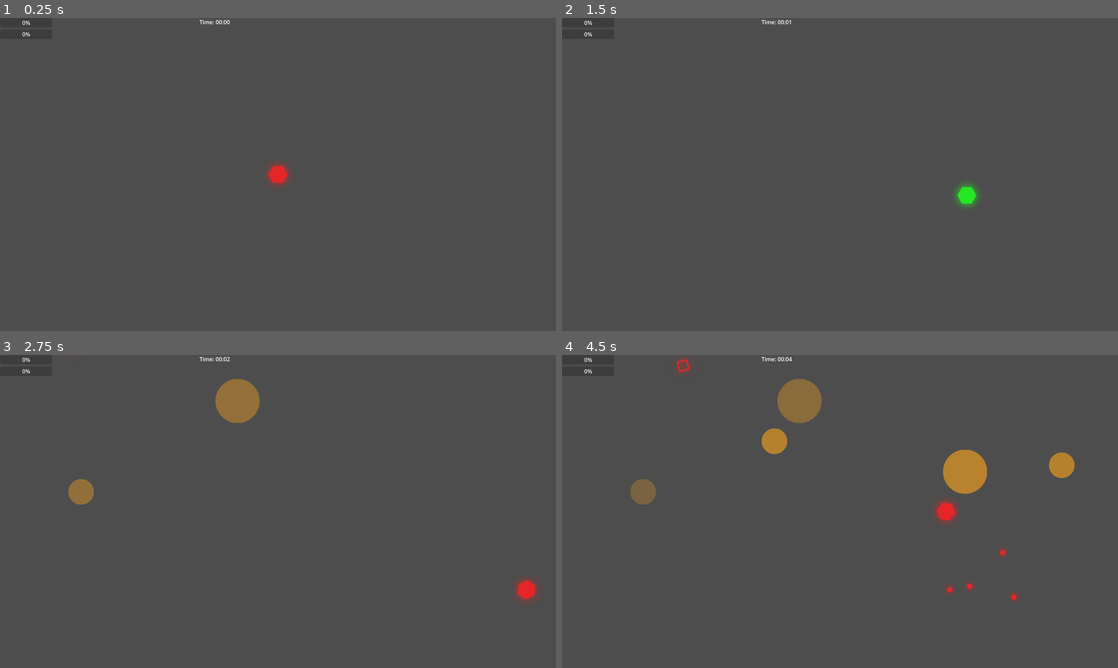
Above: before the commit, frames 1-4 (two rows, left to right).
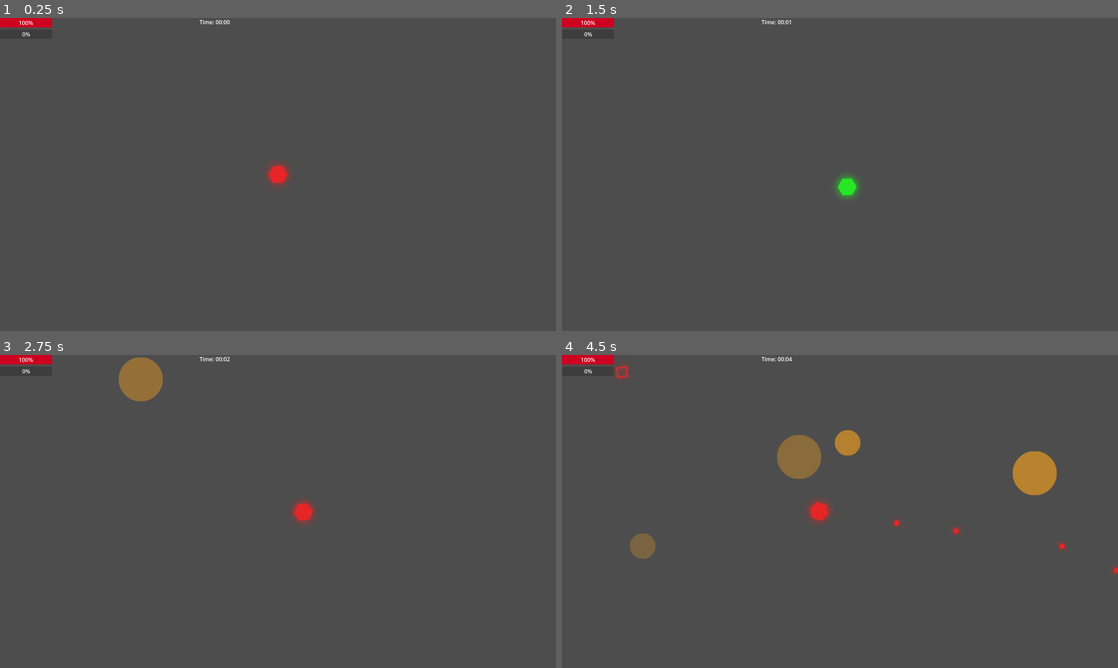
Above: after the commit, the same moments.

Repository: E3-Hub/major-jam-7
Game: Godot game, scene res://scenes/world/main.tscn
The game is run twice, just before and just after one commit, with the same random seed, the same clock (stepped at 60 frames per second) and the same inputs.
Inputs (mouse positions are in pixels of both pictures, inside the frame that each line leads up to):
- Up to frame 1 (0.25 s): no input
- Up to frame 2 (1.5 s): tap Enter at 0.5 s; move the mouse to (962, 158) at 0.52 s; hold D (move_right) 0.53-1.28 s; tap Space (dash) at 0.6 s; move the mouse to (728, 190) at 1.27 s; hold S (move_down) from 1.28 s (still down); tap Q (cycle_color_next) at 1.35 s
- Up to frame 3 (2.75 s): tap Space (dash) at 1.55, 2.3 s; move the mouse to (333, 442) at 2.02 s; release S (move_down) at 2.03 s; hold D (move_right) from 2.03 s (still down); tap E (cycle_color_prev) at 2.1 s
- Up to frame 4 (4.5 s): move the mouse to (812, 574) at 2.77 s; release D (move_right) at 2.78 s; hold W (move_up) 2.78-3.53 s; tap Space (dash) at 2.85, 3.8, 4.35 s; move the mouse to (1006, 558) at 3.52 s; press the mouse at (1006, 558) at 3.53 s; hold A (move_left) from 3.53 s (still down); move the mouse to (673, 464) at 4.27 s; release the mouse at (673, 464) at 4.28 s

The runs differ from the first frame. In frame 1, 0.3% of the frame differs, in the area x 0-10%, y 0-4%; in frame 2, 0.8%; in frame 3, 2.9%; in frame 4, 6.1%, in the area x 0-100%, y 0-79%.

Commit message:
adjust camera

Diff:
--- a/scenes/world/main.tscn
+++ b/scenes/world/main.tscn
@@ -1,6 +1,7 @@
-[gd_scene load_steps=12 format=3 uid="uid://conoeay4a3lm8"]
+[gd_scene load_steps=13 format=3 uid="uid://conoeay4a3lm8"]
 
 [ext_resource type="PackedScene" uid="uid://btwd2fqncuir3" path="res://scenes/player/player.tscn" id="1_0wkb6"]
+[ext_resource type="Script" uid="uid://by2j16rdntyji" path="res://scripts/systems/camera_follow.gd" id="1_qip8x"]
 [ext_resource type="Script" uid="uid://mcvp0d1gqc3j" path="res://scripts/systems/game_manager.gd" id="2_mli2r"]
 [ext_resource type="PackedScene" uid="uid://bfmytxo3jyj5e" path="res://scenes/ui/ui_manager.tscn" id="3_f8fyy"]
 [ext_resource type="Script" uid="uid://cx10b7en7ghpi" path="res://scripts/systems/patch_system/patch_system.gd" id="4_tt8nk"]
@@ -14,18 +15,20 @@
 
 [node name="Main" type="Node2D"]
 
-[node name="Camera2D" type="Camera2D" parent="."]
-
 [node name="Player" parent="." instance=ExtResource("1_0wkb6")]
 
-[node name="GameManager" type="Node" parent="." groups=["game_manager"]]
-script = ExtResource("2_mli2r")
+[node name="Camera2D" type="Camera2D" parent="."]
+script = ExtResource("1_qip8x")
 
-[node name="UIManager" parent="GameManager" instance=ExtResource("3_f8fyy")]
+[node name="UIManager" parent="Camera2D" instance=ExtResource("3_f8fyy")]
 offset_left = -800.0
 offset_top = -450.0
 offset_right = -800.0
 offset_bottom = -450.0
+
+[node name="GameManager" type="Node" parent="." node_paths=PackedStringArray("ui_manager") groups=["game_manager"]]
+script = ExtResource("2_mli2r")
+ui_manager = NodePath("../Camera2D/UIManager")
 
 [node name="PatchSystem" type="Node" parent="GameManager"]
 script = ExtResource("4_tt8nk")
--- a/scripts/player/player.gd
+++ b/scripts/player/player.gd
@@ -127,6 +127,11 @@
 
 	health_system.take_damage(damage)
 
+	# Trigger screen shake
+	var camera = get_viewport().get_camera_2d()
+	if camera and camera.has_method("shake_camera"):
+		camera.shake_camera()
+
 	# Activate invincibility from this damage
 	_damage_invincibility_timer = invincibility_on_damage_duration
 	# Initialize blink timer to start blinking immediately if not already blinking from dash
--- a/scripts/systems/camera_follow.gd
+++ b/scripts/systems/camera_follow.gd
@@ -3,14 +3,35 @@
 
 @export var follow_speed: float = 5.0
 @export var follow_offset: Vector2 = Vector2.ZERO
+@export var shake_intensity: float = 150.0
+@export var shake_duration: float = 0.3
+@export var shake_fade_speed: float = 5.0
 
-var target: Node2D
-
-func _ready():
-	# Find the player
-	target = get_tree().get_first_node_in_group("player")
+@onready var target: Node2D = get_tree().get_first_node_in_group("player")
+var shake_timer: float = 0.0
+var shake_amount: float = 0.0
 
 func _process(delta):
 	if target:
 		var target_position = target.global_position + follow_offset
-		global_position = global_position.lerp(target_position, follow_speed * delta)
+
+		# Handle screen shake
+		var shake_offset = Vector2.ZERO
+		if shake_timer > 0:
+			shake_timer -= delta
+			shake_amount = lerp(shake_amount, 0.0, shake_fade_speed * delta)
+
+			# Generate random shake offset
+			shake_offset = Vector2(
+				randf_range(-shake_amount, shake_amount),
+				randf_range(-shake_amount, shake_amount)
+			)
+
+		global_position = global_position.lerp(target_position + shake_offset, follow_speed * delta)
+
+func shake_camera(intensity: float = 0.0, duration: float = 0.0):
+	var shake_strength = intensity if intensity > 0 else shake_intensity
+	var shake_time = duration if duration > 0 else shake_duration
+
+	shake_timer = shake_time
+	shake_amount = shake_strength
--- a/scripts/systems/game_manager.gd
+++ b/scripts/systems/game_manager.gd
@@ -1,8 +1,9 @@
 extends Node
 class_name GameManager
 
+@export var ui_manager: UIManager
+
 @onready var player: Player = get_tree().get_first_node_in_group("player")
-@onready var ui_manager: UIManager = $UIManager
 @onready var patch_system: PatchSystem = $PatchSystem
 
 var game_time: float = 0.0
@@ -12,6 +13,8 @@
 
 func _ready():
 	player.player_died.connect(_on_player_died)
+	ui_manager.health_bar.max_value = player.health_system.max_health
+	ui_manager.health_bar.value = player.health_system.max_health
 	player.health_system.health_changed.connect(_on_player_health_changed)
 	player.experience_system.experience_gained.connect(_on_player_exp_changed)
 	player.experience_system.level_up.connect(_on_player_level_up)
